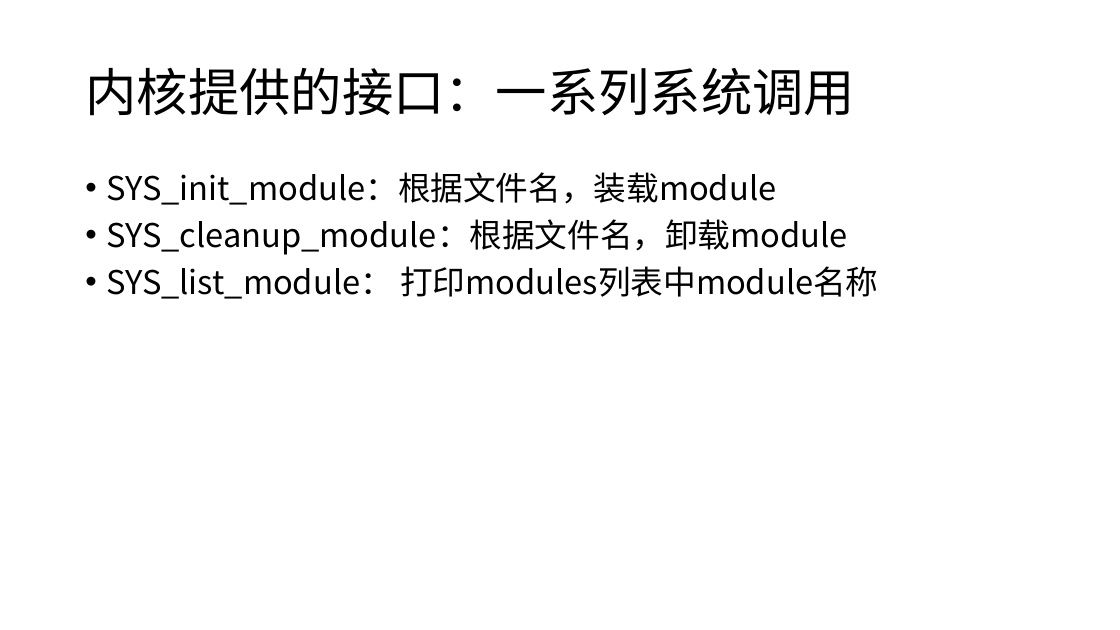
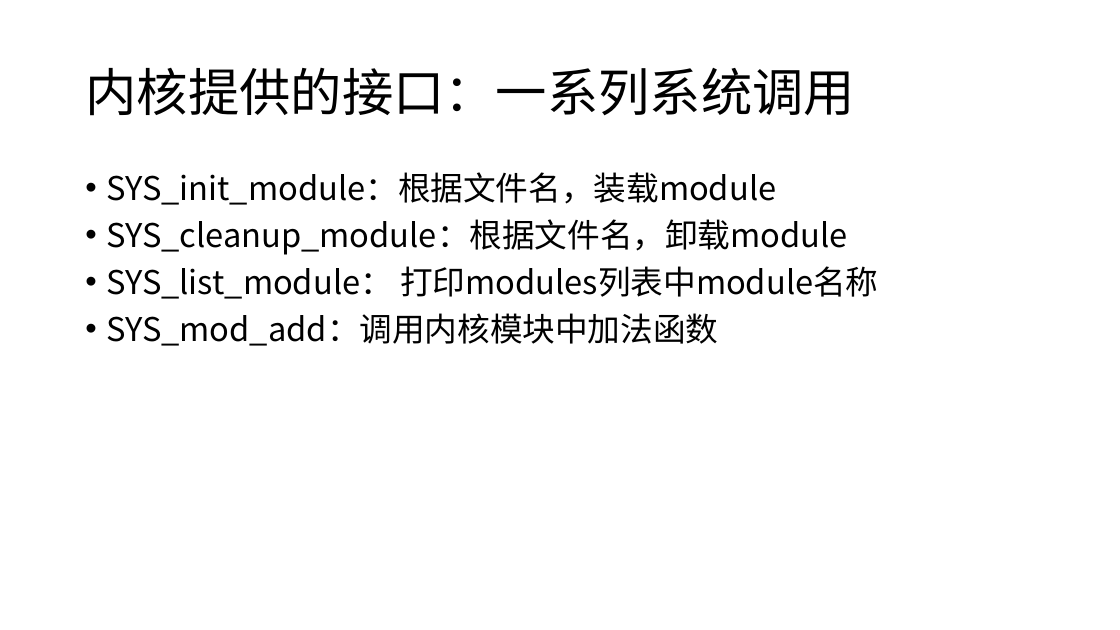
Before and after one commit to ivanium/RustOS, a slide deck: slide 4 of docs/final_final_pre.pptx. Drawn at 1120x630 pixels with LibreOffice and Linux fonts; fonts in the diff are those of the drawing. Boxes give left, top, right and bottom in pixels: in the first picture for what was removed or moved away, otherwise in the second. Text is boxed around its words. In the diff, an @@ line names an element or a change of style, - is before the commit and + after.

```diff
--- a/docs/final_final_pre.pptx
+++ b/docs/final_final_pre.pptx
@@ text at bbox=[106, 313, 718, 346]: paragraph added @@
+• SYS_mod_add：调用内核模块中加法函数
```
Also in this commit, not shown: 2 other slides changed, 5 slides added.
